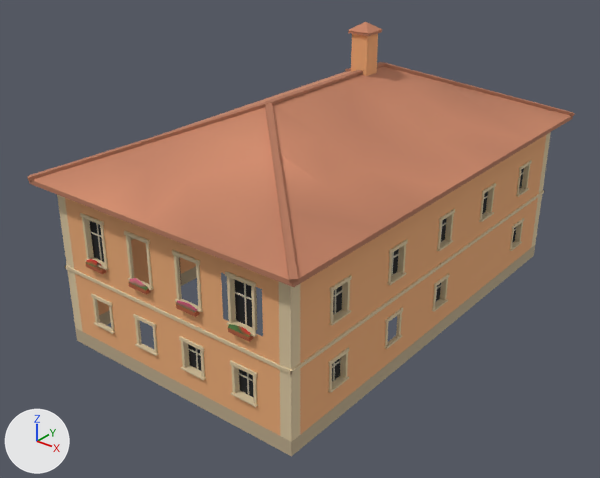
What one commit did to the glTF model games/yorimichi/assets/belmonte/meshes/SM_BM_BE_3_Villa.glb.
Both versions are drawn from a 50 mm camera at (45.7, -35.9, 19.4) aimed at (24.8, -9.8, 3.3). Arrows for +X, +Y and +Z are at lower left; the lights stay in place. The first picture is the older version. Vertices at exactly the same position are counted once.

In view in the first picture: 'SM_BM_BE_3_Villa'.
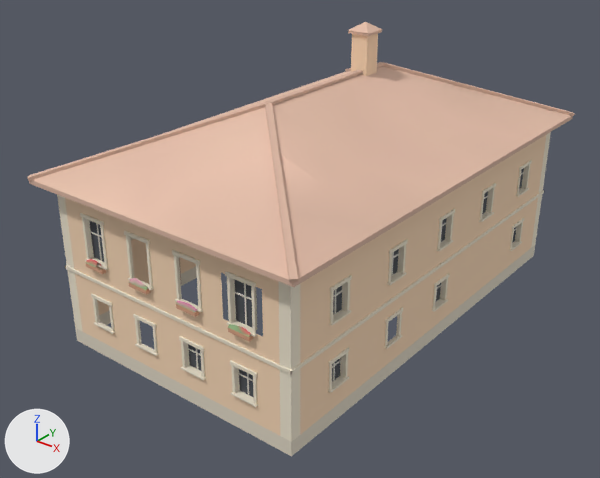
Pixel boxes [x1, y1, x2, y2] of what changed, in the pictures (600 x 478 px):
part 1 of me_sm_be_3_villa, recoloured
    both: [57, 62, 551, 450]
part 2 of me_sm_be_3_villa, recoloured (orange to beige)
    both: [27, 22, 574, 456]

The change, as a diff of the scene's bpy script:
```diff
--- a/games/yorimichi/assets/belmonte/meshes/SM_BM_BE_3_Villa.glb.py
+++ b/games/yorimichi/assets/belmonte/meshes/SM_BM_BE_3_Villa.glb.py
@@ me_sm_be_3_villa @@
 me_sm_be_3_villa.from_pydata(...)  # 3709 vertices, 5152 faces; spans x 18.2..31.8, y -18.8..2.8, z -0.3..12.1
 # used by ob_sm_bm_be_3_villa; location = (0.0, 0.0, 0.0)
+# me_sm_be_3_villa part 1: 2701 faces centred in x 18.8..31.2, y -18.2..2.2, z -0.2..10.0 are repainted in the vertex colours; the middle colour goes from beige #dec9a3 to pale yellow #f0e6d1
+# me_sm_be_3_villa part 2: 2451 faces centred in x 18.3..31.7, y -18.7..2.7, z -0.2..11.9 are repainted in the vertex colours; the middle colour goes from orange #eead77 to beige #f7d7b6
 me_sm_be_3_villa.materials.append(mat_bm_000_m_ashlar_032)
```
